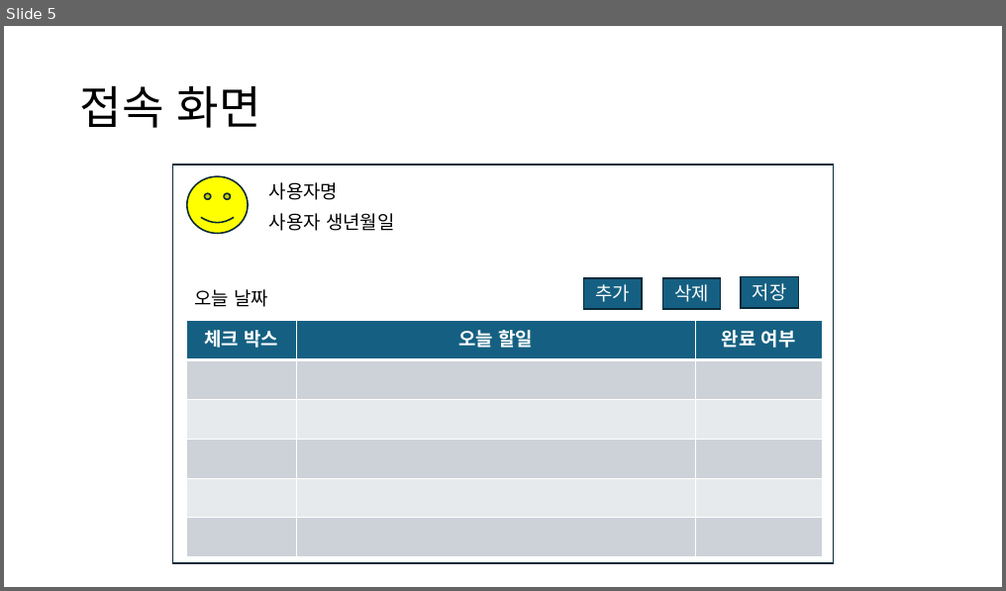
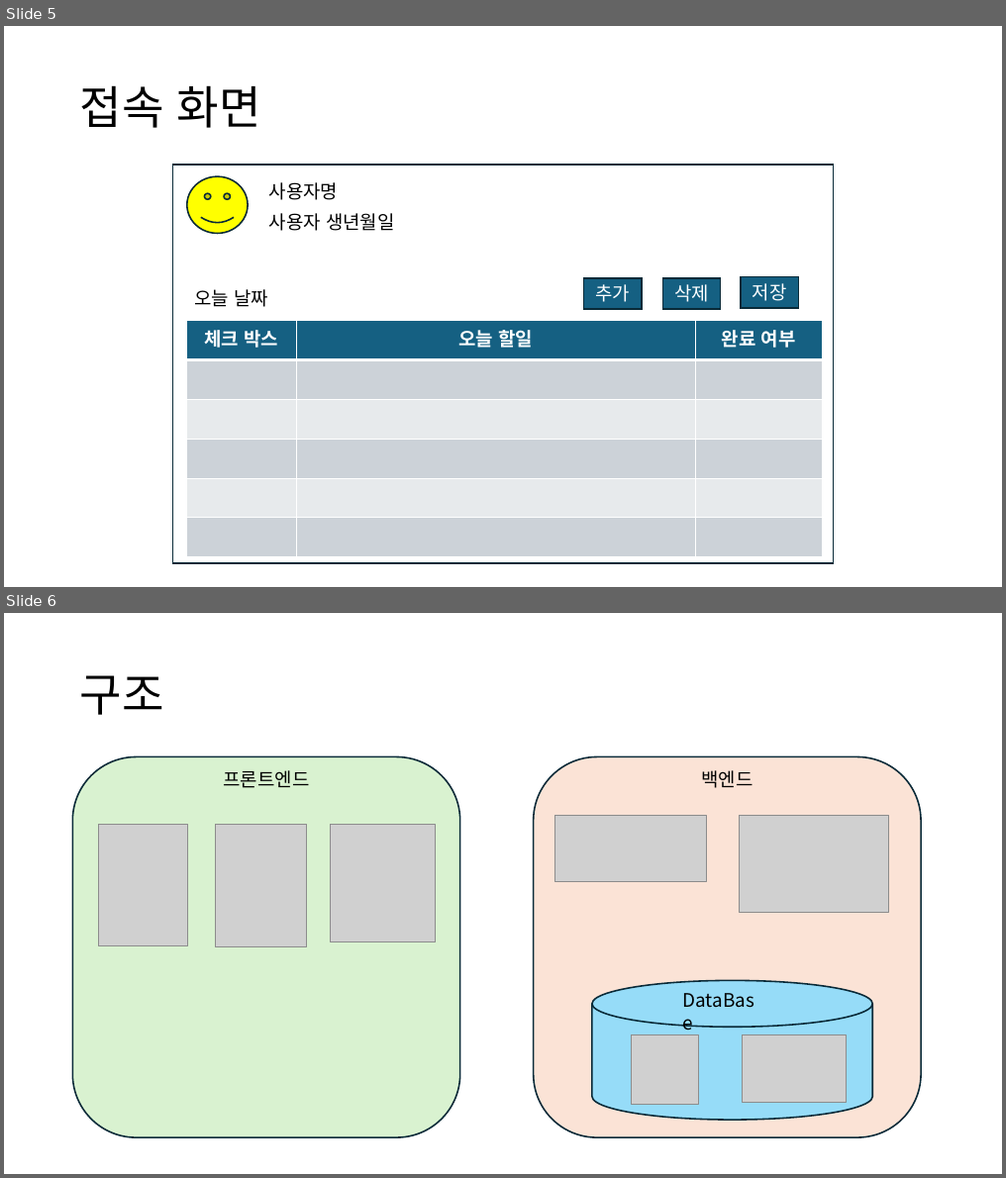
Before and after one commit to ha-taeyeong/University, a slide deck: 개인프로젝트.pptx. Shown one above the other, each under a label of ours: slide 5 before the commit, slides 5 and 6 after it. The pictures are 1006x591 and 1006x1178 pixels, drawn with LibreOffice and Linux fonts; fonts in the diff are those of the drawing; grey boxes stand for pictures. Boxes give left, top, right and bottom in pixels: in the first picture for what was removed or moved away, otherwise in the second. Text is boxed around its words. In the diff, an @@ line names an element or a change of style, - is before the commit and + after.

```diff
--- a/개인프로젝트.pptx
+++ b/개인프로젝트.pptx
@@ slide 6 added at box(4, 613, 1002, 1174), background #FFFFFF @@
@@ title added at box(80, 675, 164, 715), 44 pt, text #000000 @@
+구조
@@ rounded rectangle added at box(73, 757, 460, 1138), fill #D9F2D0, outline #092A39 1.5 pt, 18 pt, text #000000 @@
+프론트엔드
@@ rounded rectangle added at box(534, 757, 921, 1138), fill #FBE3D6, outline #092A39 1.5 pt, 18 pt, text #000000 @@
+백엔드
@@ picture added at box(555, 815, 707, 882) @@
@@ picture added at box(740, 815, 888, 912) @@
@@ picture added at box(98, 824, 188, 947) @@
@@ picture added at box(215, 824, 307, 948) @@
@@ picture added at box(330, 824, 436, 943) @@
@@ cylinder added at box(592, 980, 873, 1120), fill #96DCF8, outline #092A39 1.5 pt @@
@@ text added at box(675, 986, 770, 1016), 18 pt, text #000000 @@
+DataBase
@@ picture added at box(632, 1035, 699, 1104) @@
@@ picture added at box(743, 1035, 846, 1102) @@
```
Also in this commit, not shown: 1 other slide added, 36 other files.
